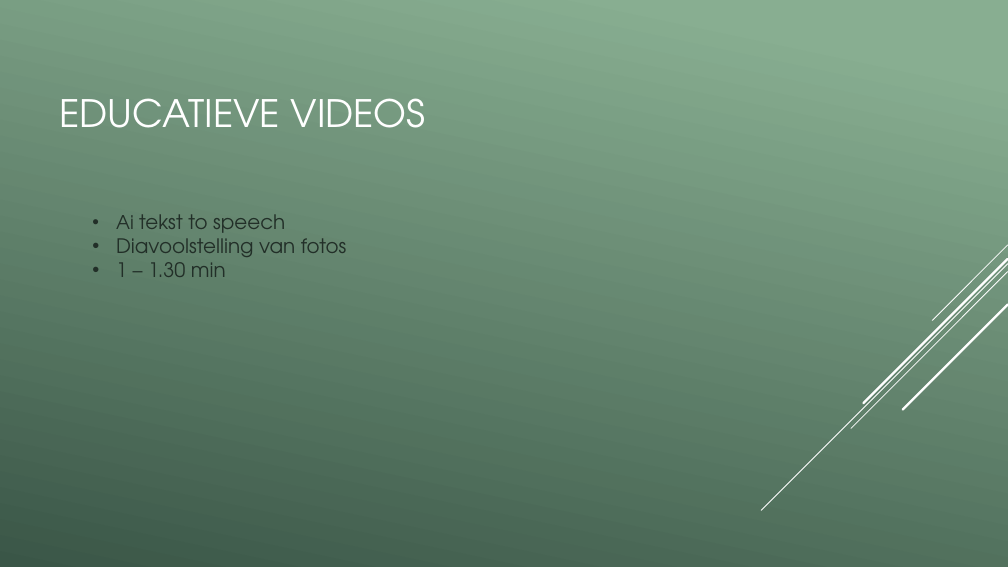
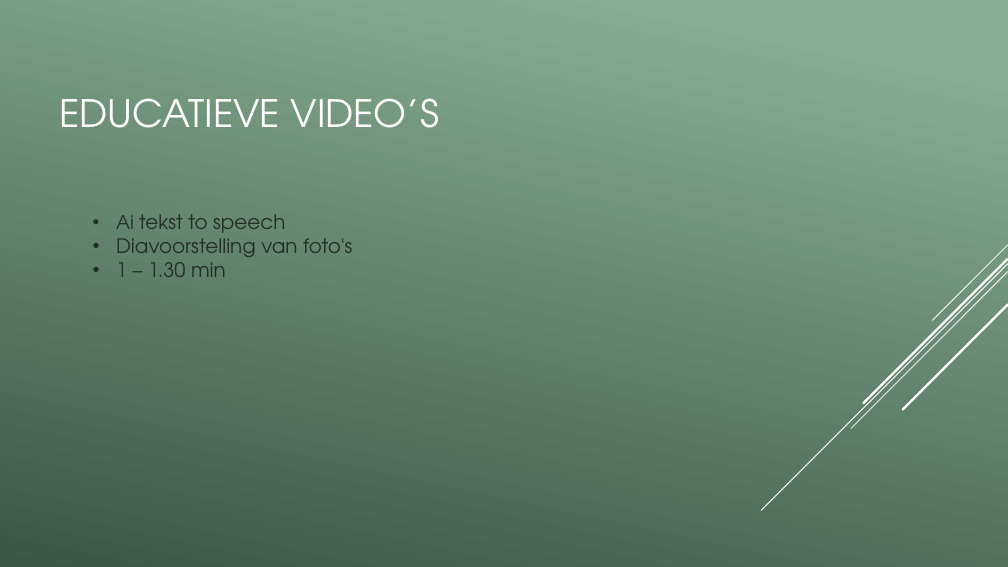
Before and after one commit to vives-project-xp/EducationalGame2, a slide deck: slide 8 of Educational_game_2.pptx. Drawn at 1008x567 pixels with LibreOffice and Linux fonts; fonts in the diff are those of the drawing. Boxes give left, top, right and bottom in pixels: in the first picture for what was removed or moved away, otherwise in the second. Text is boxed around its words. In the diff, an @@ line names an element or a change of style, - is before the commit and + after.

```diff
--- a/Educational_game_2.pptx
+++ b/Educational_game_2.pptx
@@ title at [59,98,439,128]: text changed @@
-EDUCATIEVE VIDEOS
+EDUCATIEVE VIDEO’S
@@ text at [116,232,352,257]: text changed @@
-• Diavoolstelling van fotos
+• Diavoorstelling van foto's
```
Also in this commit, not shown: 1 other slide changed.
